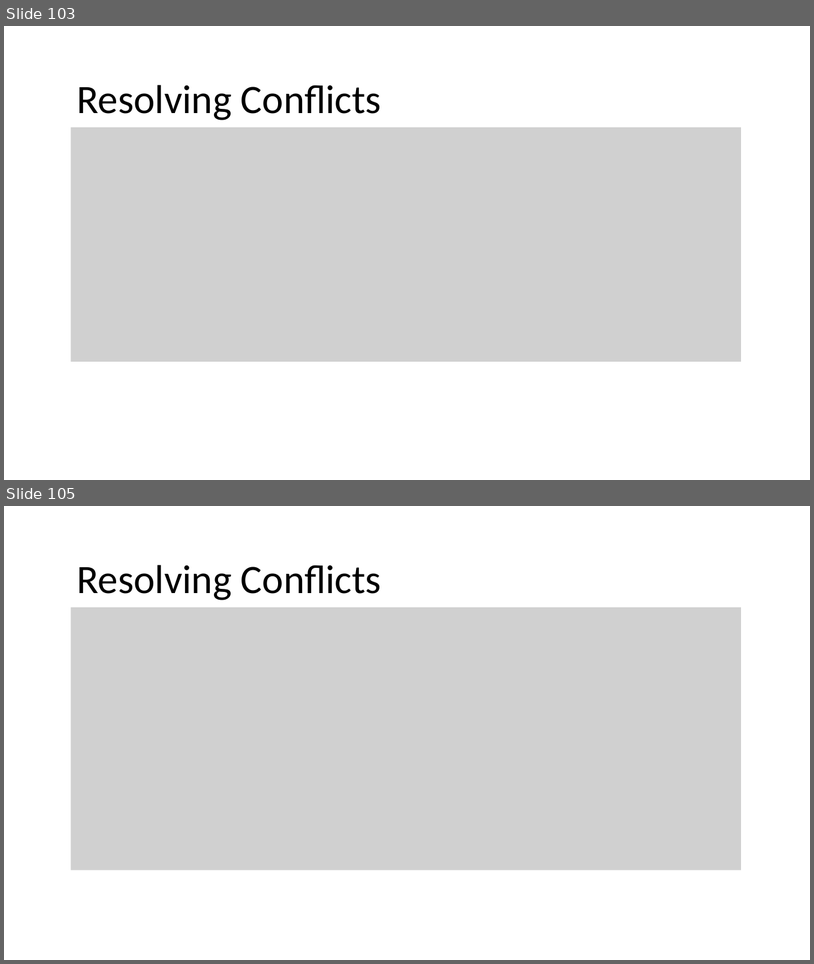
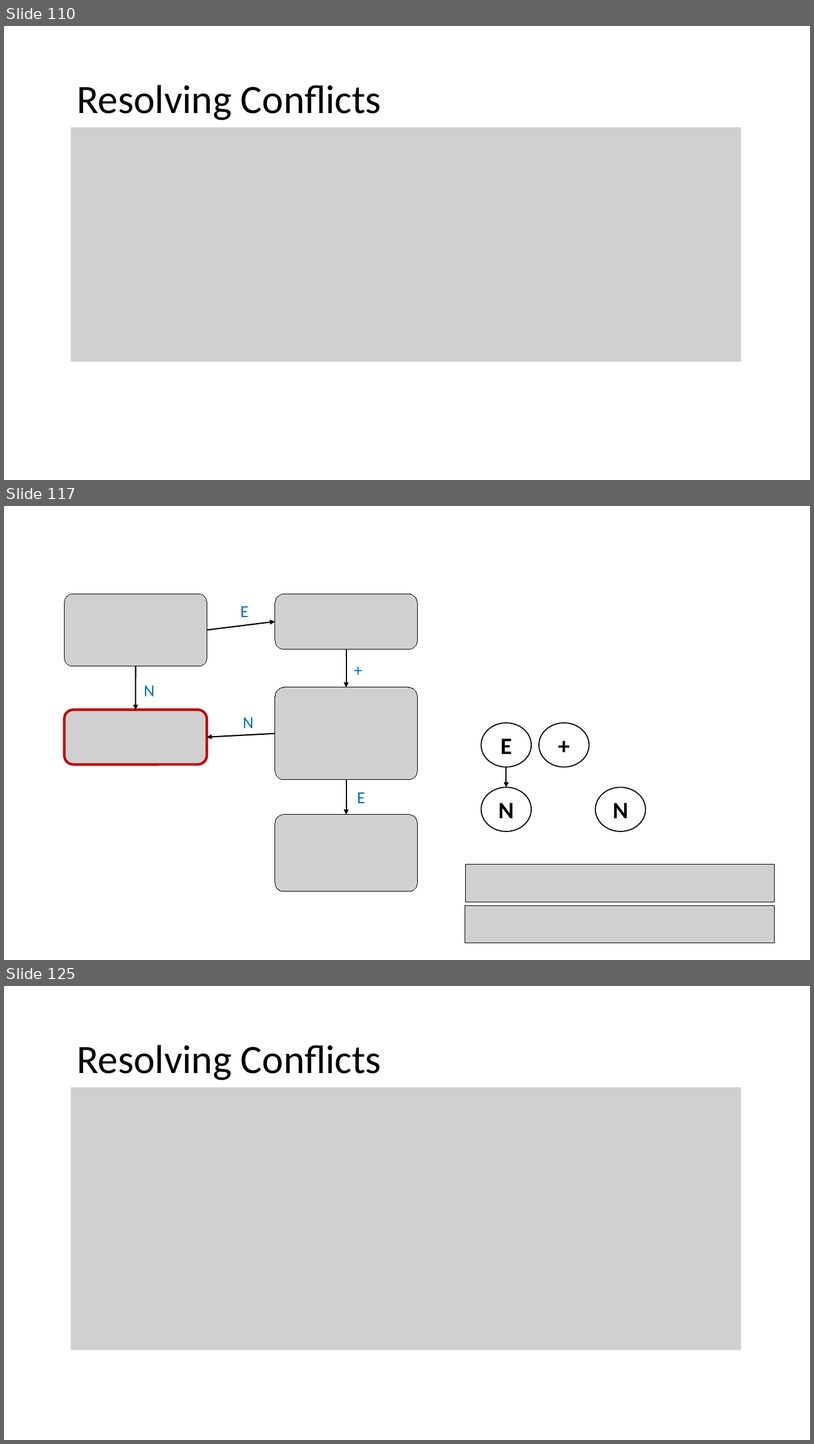
Before and after one commit to nivshani/compilation, a slide deck: slides/bottom_up_parsing.pptx. Shown one above the other, each under a label of ours: slides 103 and 105 before the commit, slides 110, 117 and 125 after it; the slides between them are not shown. The pictures are 814x964 and 814x1444 pixels, drawn with LibreOffice and Linux fonts; fonts in the diff are those of the drawing; grey boxes stand for pictures. Boxes give left, top, right and bottom in pixels: in the first picture for what was removed or moved away, otherwise in the second. Text is boxed around its words. In the diff, an @@ line names an element or a change of style, - is before the commit and + after.

```diff
--- a/slides/bottom_up_parsing.pptx
+++ b/slides/bottom_up_parsing.pptx
@@ slide 117 added at (4,506,810,960), background #FFFFFF @@
@@ picture added at (65,594,207,666) @@
@@ picture added at (275,594,417,649) @@
@@ text added at (240,606,249,617), 20 pt, text #0070C0 @@
+E
@@ arrow added from (207, 630) to (275, 622), #000000 1.5 pt @@
@@ arrow added from (347, 649) to (347, 687), #000000 1.5 pt @@
@@ arrow added from (136, 666) to (136, 709), #000000 1.5 pt @@
@@ text added at (348,657,379,683), 20 pt, text #0070C0 @@
++
@@ text added at (144,685,155,696), 20 pt, text #0070C0 @@
+N
@@ picture added at (275,687,417,780) @@
@@ picture added at (65,709,207,765) @@
@@ text added at (243,717,254,728), 20 pt, text #0070C0 @@
+N
@@ arrow added from (275, 733) to (207, 737), #000000 1.5 pt @@
@@ ellipse added at (482,723,531,767), outline #000000 1.25 pt, 28 pt, text #000000, bold @@
+E
@@ ellipse added at (539,723,590,767), outline #000000 1.25 pt, 28 pt, text #000000, bold @@
++
@@ arrow added from (507, 767) to (507, 787), #000000 1.5 pt @@
@@ arrow added from (347, 780) to (347, 814), #000000 1.5 pt @@
@@ text added at (357,792,366,803), 20 pt, text #0070C0 @@
+E
@@ ellipse added at (482,787,531,831), outline #000000 1.25 pt, 28 pt, text #000000, bold @@
+N
@@ ellipse added at (596,787,646,831), outline #000000 1.25 pt, 28 pt, text #000000, bold @@
+N
@@ picture added at (275,814,417,891) @@
@@ picture added at (465,864,775,901) @@
@@ picture added at (465,905,775,943) @@
@@ what was slide 103 is now slide 110 @@
@@ what was slide 105 is now slide 125 @@
```
Also in this commit, not shown: 3 slides changed, 19 other slides added, 1 other file.
